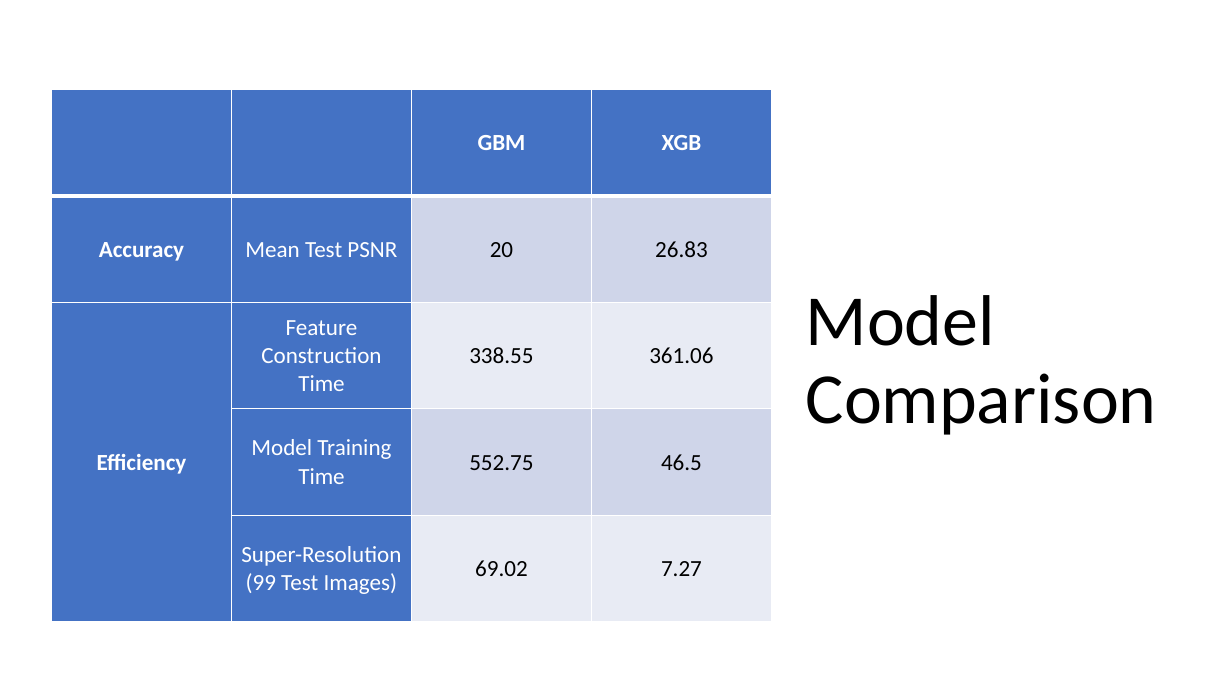
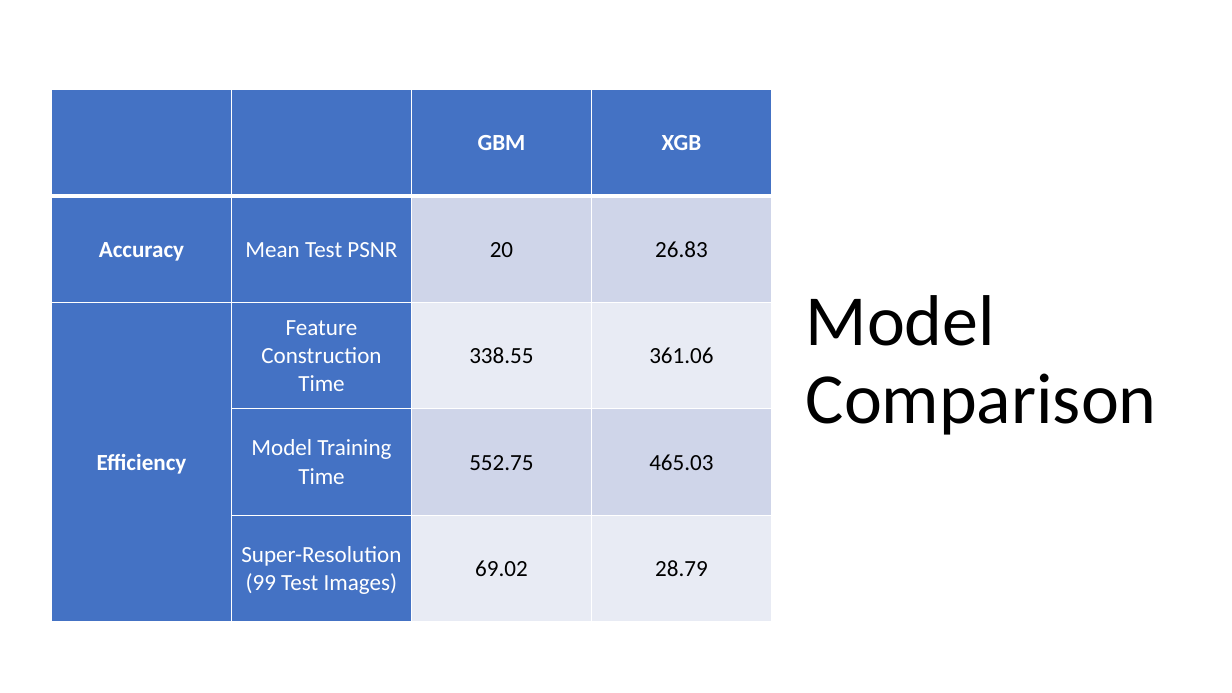
Before and after one commit to TZstatsADS/Spring2019-Proj3-grp11, a slide deck: slide 9 of doc/Presentation/PPT Yiyang Zeng.pptx. Drawn at 1232x693 pixels with LibreOffice and Linux fonts; fonts in the diff are those of the drawing. Boxes give left, top, right and bottom in pixels: in the first picture for what was removed or moved away, otherwise in the second. Text is boxed around its words. In the diff, an @@ line names an element or a change of style, - is before the commit and + after.

```diff
--- a/doc/Presentation/PPT Yiyang Zeng.pptx
+++ b/doc/Presentation/PPT Yiyang Zeng.pptx
@@ table at box(52, 90, 773, 622) @@
-row 4, column 4: 46.5
+row 4, column 4: 465.03
-row 5, column 4: 7.27
+row 5, column 4: 28.79
```
Also in this commit, not shown: 1 other slide changed.
